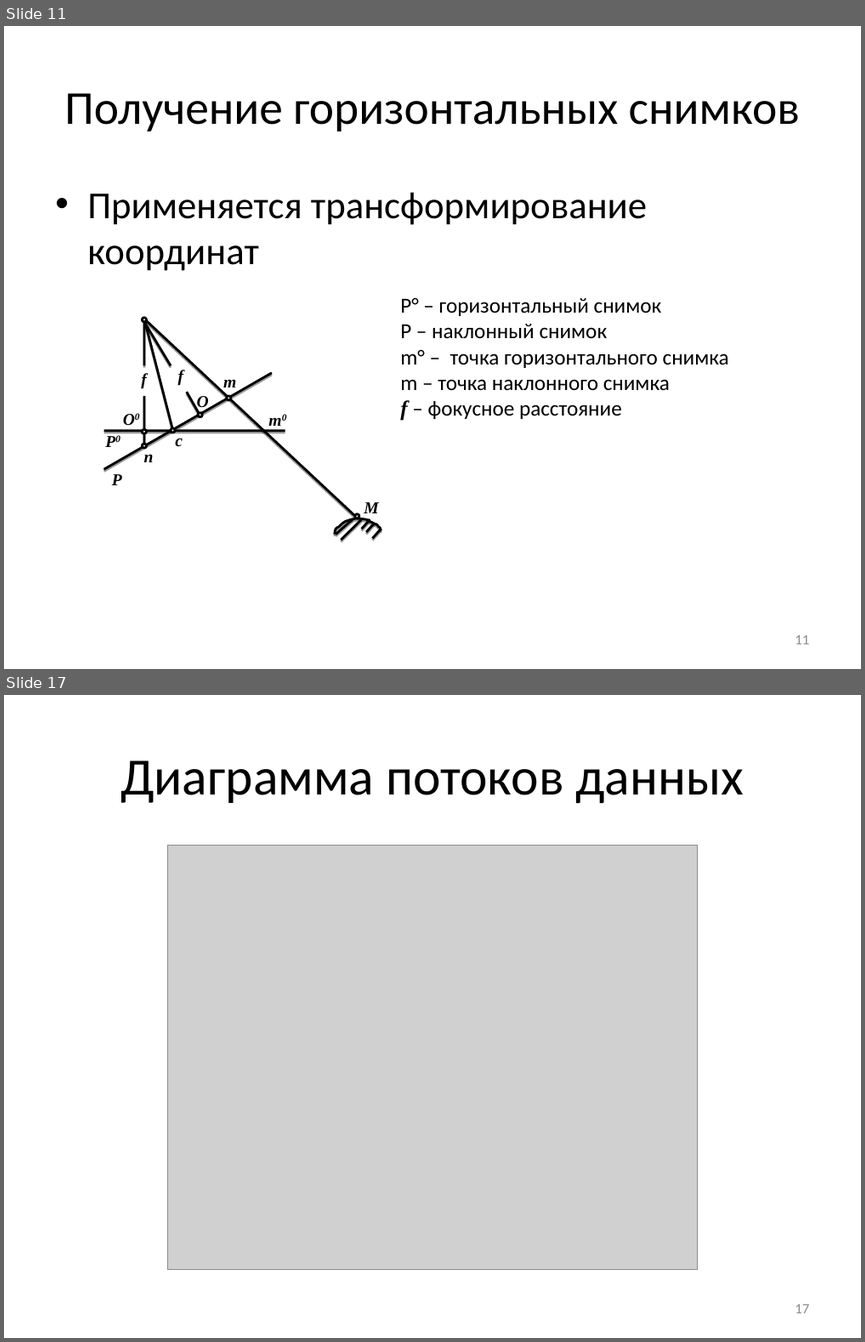
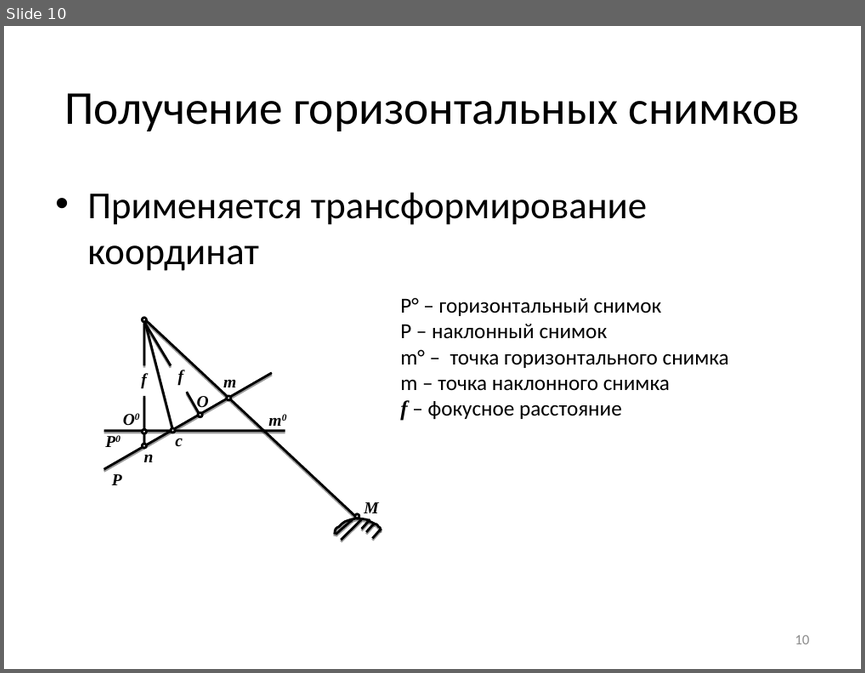
Before and after one commit to NecroArt/Diploma, a slide deck: docs/parts/conference.pptx. Shown one above the other, each under a label of ours: slides 11 and 17 before the commit, slide 10 after it; the slides between them are not shown. The pictures are 865x1342 and 865x673 pixels, drawn with LibreOffice and Linux fonts; fonts in the diff are those of the drawing; grey boxes stand for pictures. Boxes give left, top, right and bottom in pixels: in the first picture for what was removed or moved away, otherwise in the second. Text is boxed around its words. In the diff, an @@ line names an element or a change of style, - is before the commit and + after.

```diff
--- a/docs/parts/conference.pptx
+++ b/docs/parts/conference.pptx
@@ slide 17 removed at bbox=[4, 695, 861, 1338], background #FFFFFF @@
@@ title removed at bbox=[120, 760, 744, 803] @@
-Диаграмма потоков данных
@@ picture removed at bbox=[168, 845, 698, 1269] @@
@@ page number removed at bbox=[794, 1304, 809, 1313] @@
-17
@@ what was slide 11 is now slide 10 @@
@@ page number at bbox=[794, 635, 809, 644]: text changed @@
-11
+10
```
Also in this commit, not shown: 8 slides changed, 2 slides added, 5 other slides removed, 9 other files.
